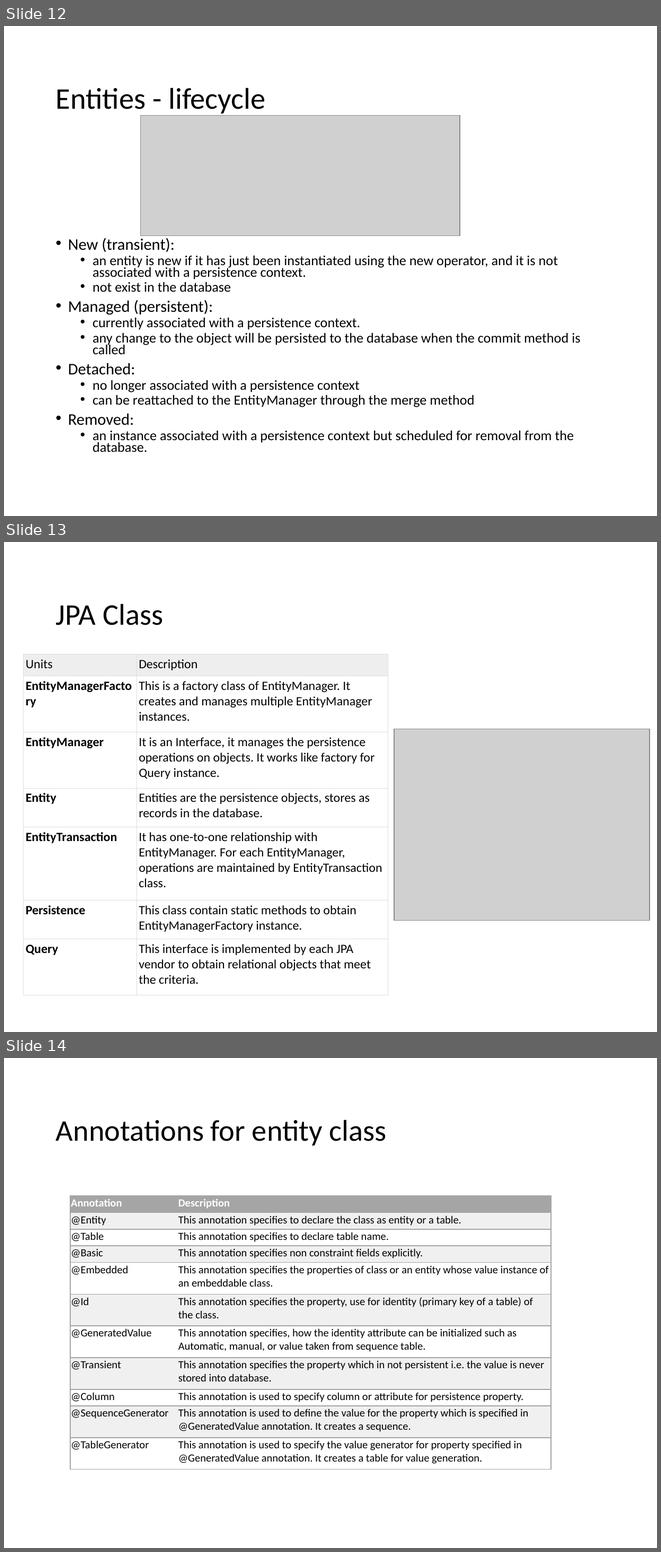
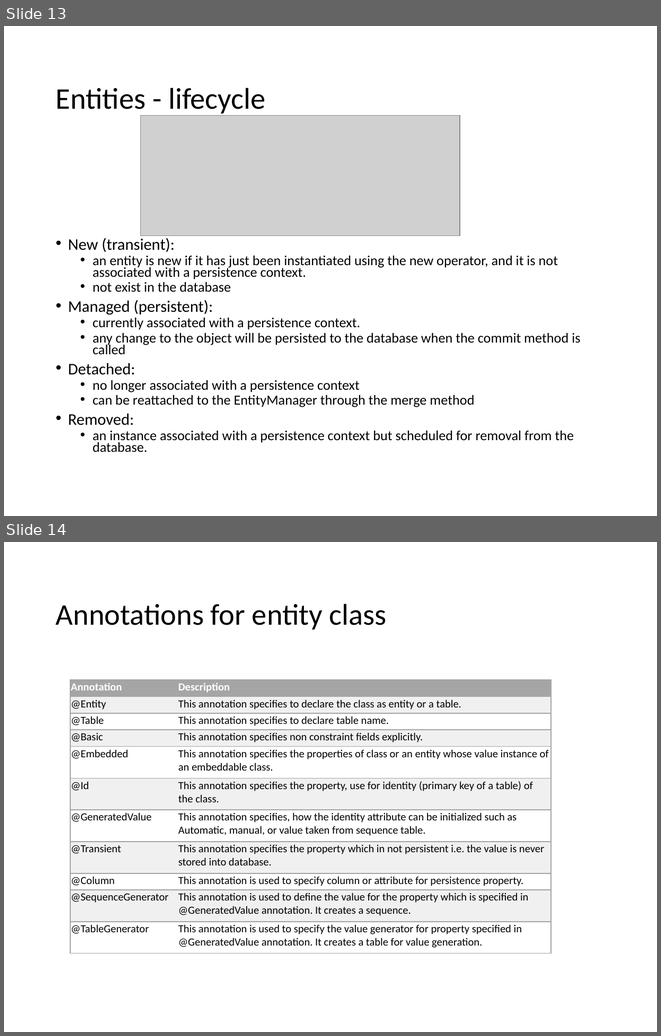
Before and after one commit to lawren43/mytest-repo, a slide deck: test-springmvc/doc/1.JPA Introduction.pptx. Shown one above the other, each under a label of ours: slides 12, 13 and 14 before the commit, slides 13 and 14 after it. The pictures are 661x1552 and 661x1036 pixels, drawn with LibreOffice and Linux fonts; fonts in the diff are those of the drawing; grey boxes stand for pictures. Boxes give left, top, right and bottom in pixels: in the first picture for what was removed or moved away, otherwise in the second. Text is boxed around its words. In the diff, an @@ line names an element or a change of style, - is before the commit and + after.

```diff
--- a/test-springmvc/doc/1.JPA Introduction.pptx
+++ b/test-springmvc/doc/1.JPA Introduction.pptx
@@ slide 13 removed at [4, 542, 657, 1032], background #FFFFFF @@
@@ title removed at [56, 603, 163, 625] @@
-JPA Class
@@ table removed at [24, 654, 388, 995], 7 rows, 2 columns @@
-Units | Description
-EntityManagerFactory | This is a factory class of EntityManager. It creates and manages multiple EntityManager instances.
-EntityManager | It is an Interface, it manages the persistence operations on objects. It works like factory for Query instance.
-Entity | Entities are the persistence objects, stores as records in the database.
-EntityTransaction | It has one-to-one relationship with EntityManager. For each EntityManager, operations are maintained by EntityTransaction class.
-Persistence | This class contain static methods to obtain EntityManagerFactory instance.
-Query | This interface is implemented by each JPA vendor to obtain relational objects that meet the criteria.
@@ picture removed at [394, 729, 649, 920] @@
@@ what was slide 12 is now slide 13 @@
```
Also in this commit, not shown: 5 slides changed, 11 slides added, 9 other slides removed, 5 other files.
